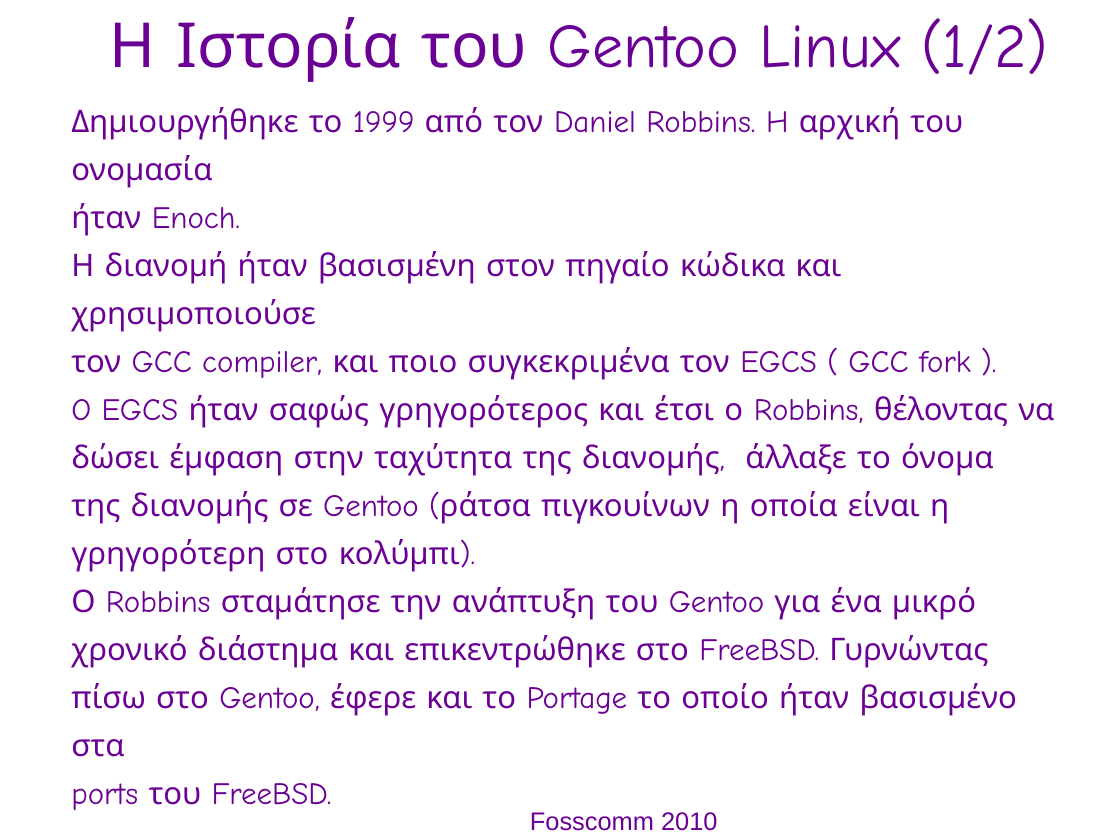
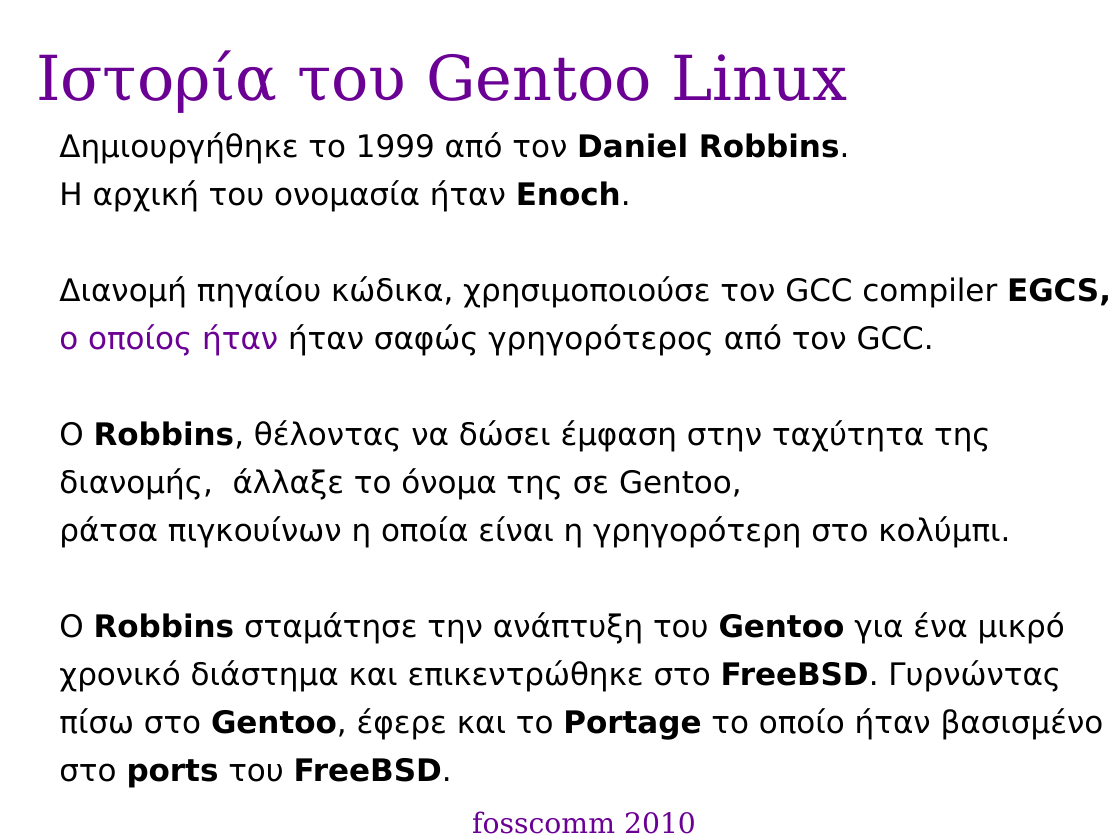
Before and after one commit to gentoo-el/presentations, a slide deck: slide 3 of fosscom-2010_pres.odp. Drawn at 1120x840 pixels with LibreOffice and Linux fonts; fonts in the diff are those of the drawing; background and template pictures are left out. Boxes give left, top, right and bottom in pixels: in the first picture for what was removed or moved away, otherwise in the second. Text is boxed around its words. In the diff, an @@ line names an element or a change of style, - is before the commit and + after.

Commit message:
foscomm presentation update
better backgrounds
much better font all around (dejavu)
optimized presentation categories
various changes here and there
example pages are meant to be presented in a live system

```diff
--- a/fosscom-2010_pres.odp
+++ b/fosscom-2010_pres.odp
@@ title "Ιστορία του Gentoo Linux" at bbox=[36, 50, 848, 113]: vertical alignment top to middle @@
@@ title at bbox=[36, 50, 848, 113]: text changed; font Comic Neue to DejaVu Serif @@
-Η Ιστορία του Gentoo Linux (1/2)
+Ιστορία του Gentoo Linux
@@ text "Δημιουργήθηκε το 1999 από τον ...": place and size @@
-text "Δημιουργήθηκε το 1999 από τον ..." at bbox=[71, 107, 1054, 757]
+text "Δημιουργήθηκε το 1999 από τον ..." at bbox=[59, 132, 1111, 788]
@@ text at bbox=[59, 132, 1111, 548]: text changed; font Comic Neue to DejaVu Sans; text colour #6B0094 to #000000 @@
-● Δημιουργήθηκε το 1999 από τον Daniel Robbins. H αρχική του ονομασία
-  ήταν Enoch.
-● Η διανομή ήταν βασισμένη στον πηγαίο κώδικα και χρησιμοποιούσε
-  τον GCC compiler, και ποιο συγκεκριμένα τον EGCS ( GCC fork ).
-● O EGCS ήταν σαφώς γρηγορότερος και έτσι ο Robbins, θέλοντας να
-● δώσει έμφαση στην ταχύτητα της διανομής, άλλαξε το όνομα
-● της διανομής σε Gentoo (ράτσα πιγκουίνων η οποία είναι η
-● γρηγορότερη στο κολύμπι).
+● Δημιουργήθηκε το 1999 από τον Daniel Robbins.
+● H αρχική του ονομασία ήταν Enoch.
+● Διανομή πηγαίου κώδικα, χρησιμοποιούσε τον GCC compiler EGCS,
+● ο οποίος ήταν ήταν σαφώς γρηγορότερος από τον GCC.
+● Ο Robbins, θέλοντας να δώσει έμφαση στην ταχύτητα της
+● διανομής, άλλαξε το όνομα της σε Gentoo,
+● ράτσα πιγκουίνων η οποία είναι η γρηγορότερη στο κολύμπι.
@@ text at bbox=[59, 612, 1065, 692]: font Comic Neue to DejaVu Sans, text colour #6B0094 to #000000 in "Ο Robbins σταμάτησε την ανάπτυξη του Gentoo ...", "χρονικό διάστημα και επικεντρώθηκε στο FreeBSD. Γυρνώντας"; bold on in "Robbins Gentoo", "FreeBSD." @@
@@ text at bbox=[59, 708, 1104, 788]: text changed; font Comic Neue to DejaVu Sans; text colour #6B0094 to #000000 @@
-● πίσω στο Gentoo, έφερε και το Portage το οποίο ήταν βασισμένο στα
-● ports του FreeBSD.
+● πίσω στο Gentoo, έφερε και το Portage το οποίο ήταν βασισμένο
+● στo ports του FreeBSD.
@@ title "fosscomm 2010" at bbox=[472, 811, 696, 834]: vertical alignment top to middle @@
@@ title at bbox=[472, 811, 696, 834]: text changed; size 18 to 20 pt; font Arial to DejaVu Serif @@
-Fosscomm 2010
+fosscomm 2010
```
Also in this commit, not shown: 7 other slides changed, 8 slides added, 7 slides removed.
